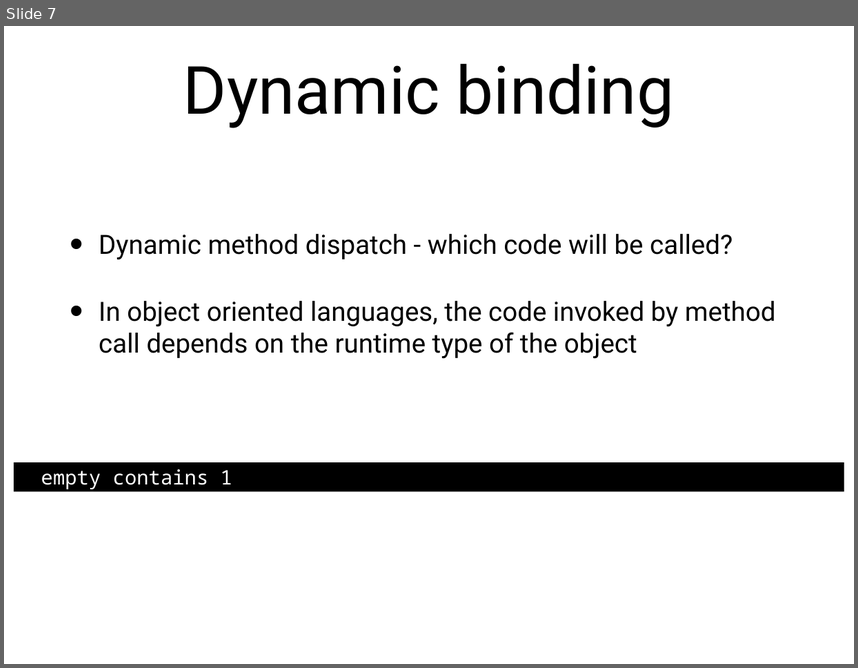
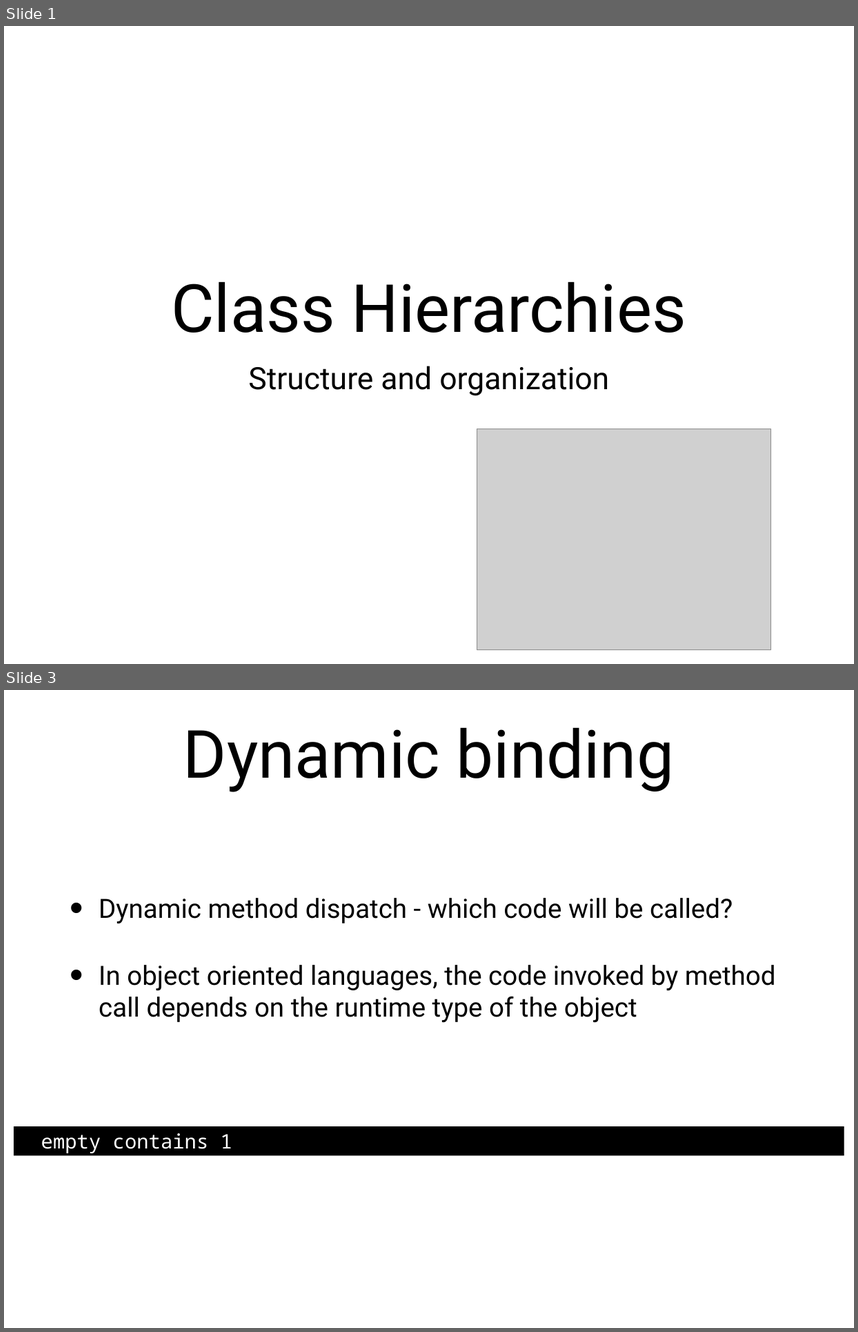
Before and after one commit to LundOgBendsen/LBE2921-Scala, a slide deck: slides/06_class_hierarchies.pptx. Shown one above the other, each under a label of ours: slide 7 before the commit, slides 1 and 3 after it; the slides between them are not shown. The pictures are 858x668 and 858x1332 pixels, drawn with LibreOffice and Linux fonts; fonts in the diff are those of the drawing; grey boxes stand for pictures. Boxes give left, top, right and bottom in pixels: in the first picture for what was removed or moved away, otherwise in the second. Text is boxed around its words. In the diff, an @@ line names an element or a change of style, - is before the commit and + after.

```diff
--- a/slides/06_class_hierarchies.pptx
+++ b/slides/06_class_hierarchies.pptx
@@ slide 1 added at (4, 26, 854, 664), background #FFFFFF @@
@@ title added at (171, 281, 686, 332), 80 pt, text #000000 @@
+Class Hierarchies
@@ subtitle added at (248, 365, 609, 396), 37 pt, text #000000 @@
+Structure and organization
@@ picture added at (477, 429, 771, 650) @@
@@ what was slide 7 is now slide 3 @@
```
Also in this commit, not shown: 4 slides changed, 1 other slide added, 4 slides removed, 26 other files.
